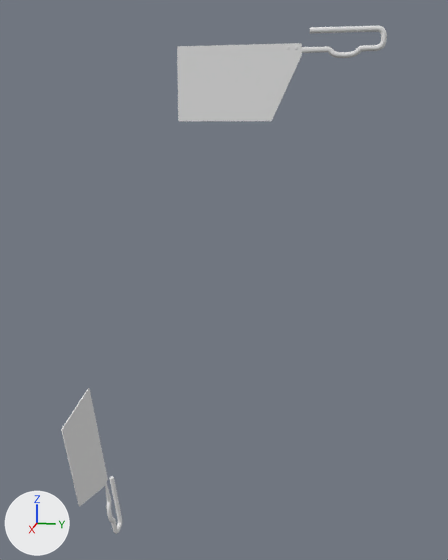
Before and after pictures for a commit that changed the Blender file dev/blender/c172p-control-lock.blend.
Rendered twice from a 50 mm lens placed at (0.246, -0.209, -0.181), pointed at (-0.301, -0.319, -0.318). Lighting does not change. The marker at lower left points along +X, +Y and +Z. The older version comes first.

The first picture shows 'ControlLock-pocket', 'ControlLock-yoke'.
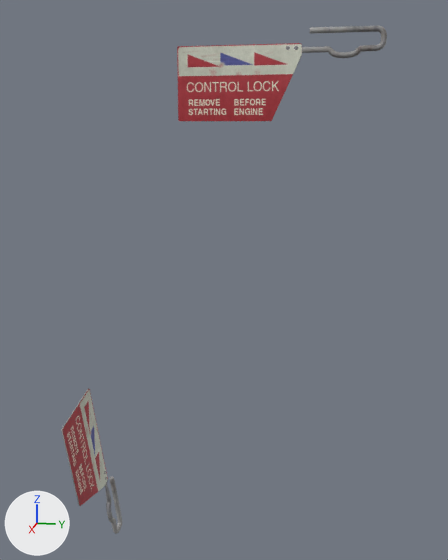
Where the change shows, as pixel boxes (x1, y1, x2, y2) in the pictures (448 x 560 px):
'ControlLock-yoke', recoloured (darker): (177, 25, 387, 121) in both
'ControlLock-pocket', recoloured (darker): (61, 388, 122, 534) in both

Edits to the bpy script that builds the scene:
```text
Add img_control_lock_png_000:
    img_control_lock_png_000 = load_image('control-lock.png.000', '../../Models/Interior/control-lock/control-lock.png', 256, 256, 'sRGB')
Add mat_controllock:
    mat_controllock = principled_material('controllock')
    mat_controllock.texture = img_control_lock_png_000
Change me_controllock:
    where me_controllock.from_pydata(...)  # 907 vertices, 920 faces; spans x -0.002..0.002, y -0.095..0.095, z -0.04..0.04
    remove me_controllock.materials.append(mat_material_001)  # white #e7e7e7
    add me_controllock.materials.append(mat_controllock)  # picture img_control_lock_png_000
Change me_controllock_001:
    where me_controllock_001.from_pydata(...)  # 907 vertices, 920 faces; spans x -0.056..0.056, y -0.007..0.007, z -0.093..0.093
    remove me_controllock_001.materials.append(mat_material_002)  # white #e7e7e7
    add me_controllock_001.materials.append(mat_controllock)  # picture img_control_lock_png_000
```
